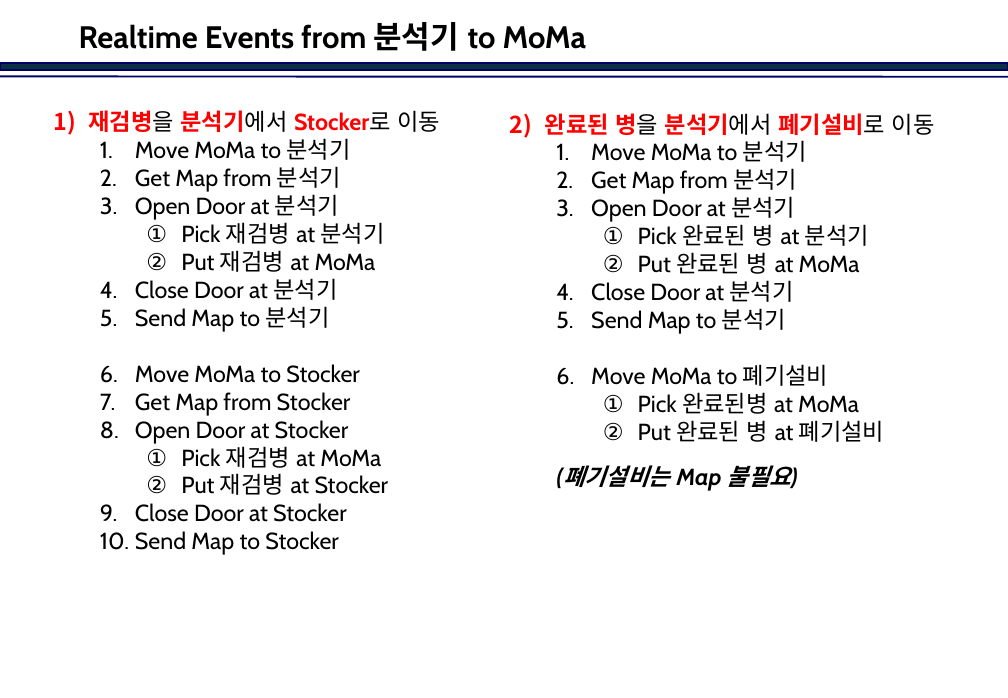
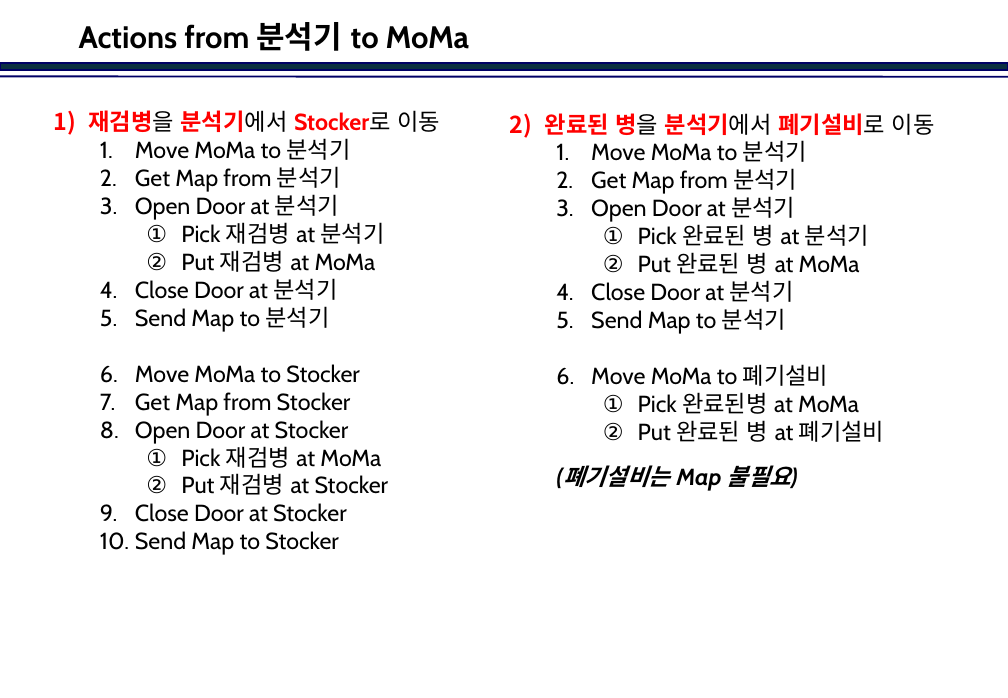
Before and after one commit to jinkabpark/SamickThk_Analysis, a slide deck: slide 18 of 허종원/Travel Scenario.pptx. Drawn at 1008x698 pixels with LibreOffice and Linux fonts; fonts in the diff are those of the drawing; background and template pictures are left out. Boxes give left, top, right and bottom in pixels: in the first picture for what was removed or moved away, otherwise in the second. Text is boxed around its words. In the diff, an @@ line names an element or a change of style, - is before the commit and + after.

```diff
--- a/허종원/Travel Scenario.pptx
+++ b/허종원/Travel Scenario.pptx
@@ title at (x1=79, y1=22, x2=469, y2=51): text changed @@
-Realtime Events from 분석기 to MoMa
+Actions from 분석기 to MoMa
```
Also in this commit, not shown: 9 other slides changed.
